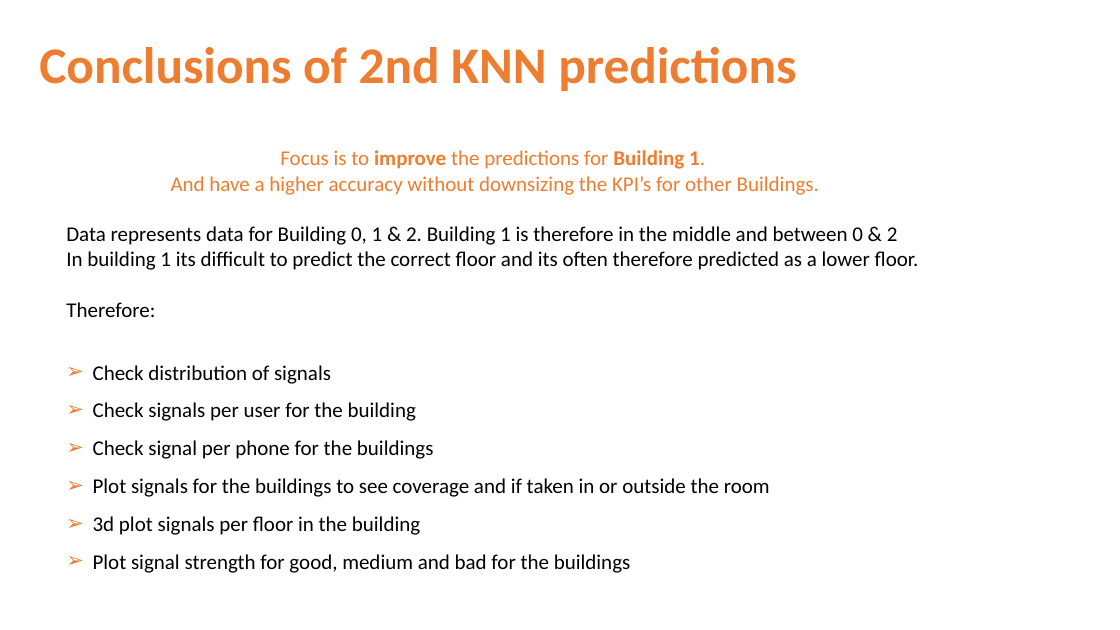
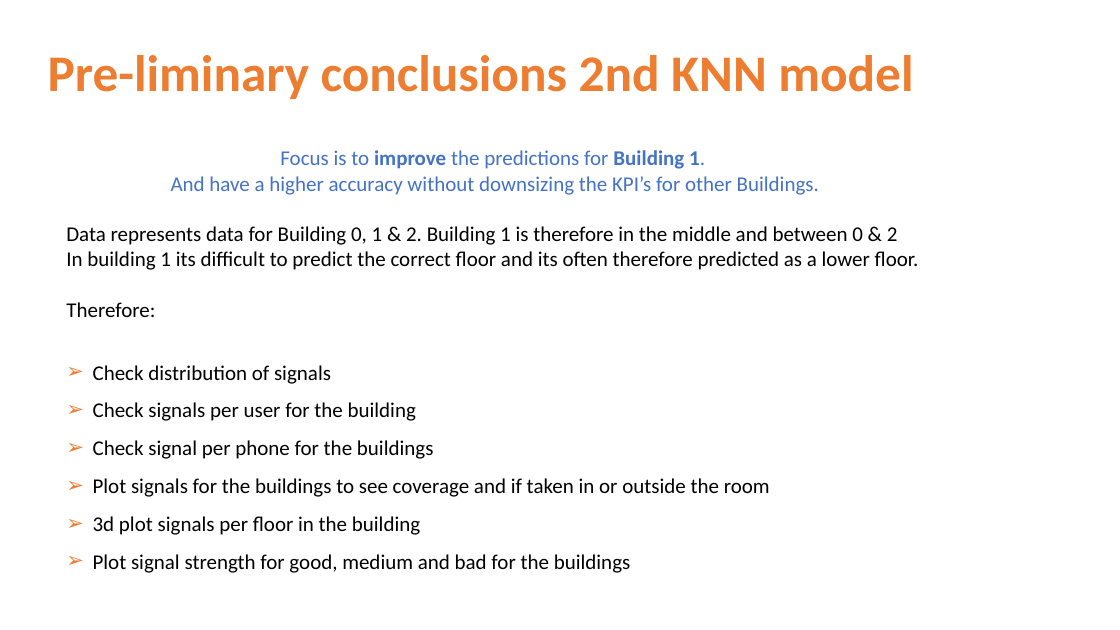
Before and after one commit to NatasjaFortuin/Wifi-locationing, a slide deck: slide 20 of Data etc/Pres Wifi.pptx (slide 22 before the commit). Drawn at 1120x630 pixels with LibreOffice and Linux fonts; fonts in the diff are those of the drawing. Boxes give left, top, right and bottom in pixels: in the first picture for what was removed or moved away, otherwise in the second. Text is boxed around its words. In the diff, an @@ line names an element or a change of style, - is before the commit and + after.

```diff
--- a/Data etc/Pres Wifi.pptx
+++ b/Data etc/Pres Wifi.pptx
@@ title at (48,55,913,99): text changed @@
-Conclusions of 2nd KNN predictions
+Pre-liminary conclusions 2nd KNN model
@@ text at (171,150,819,195): text colour #ED7D31 to #4472C4 in "Focus is to improve the predictions for ...", "And have a higher accuracy without downsizing ..." @@
```
Also in this commit, not shown: 22 other slides changed, 5 slides added, 3 slides removed, 2 other files.
